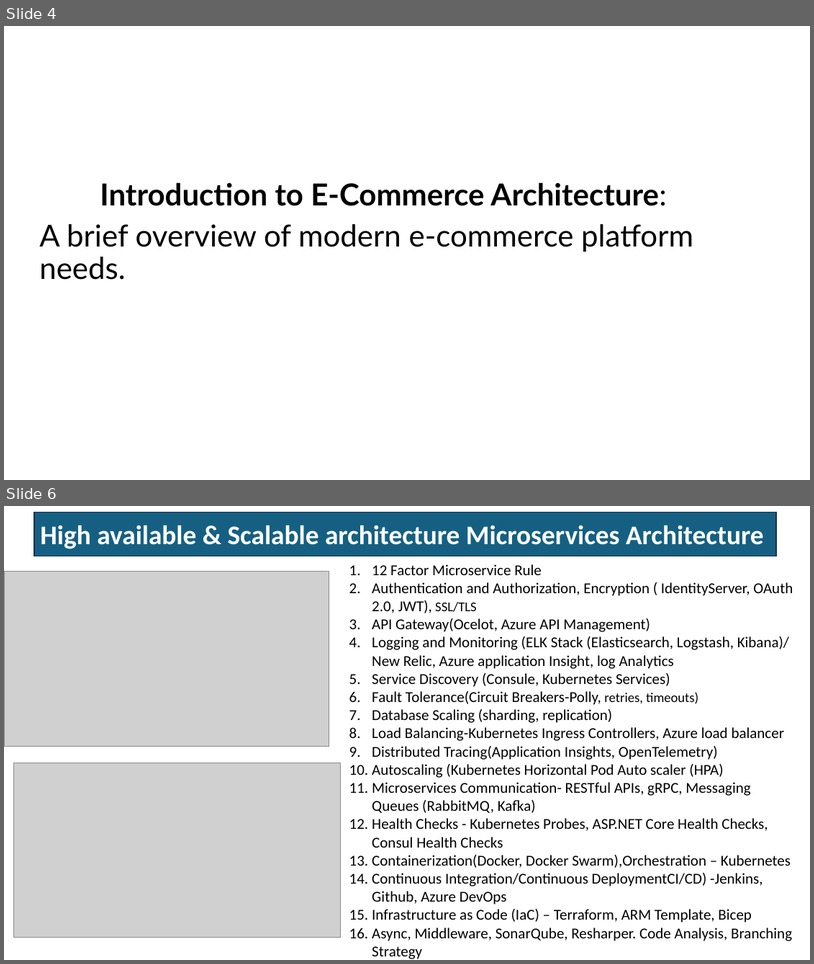
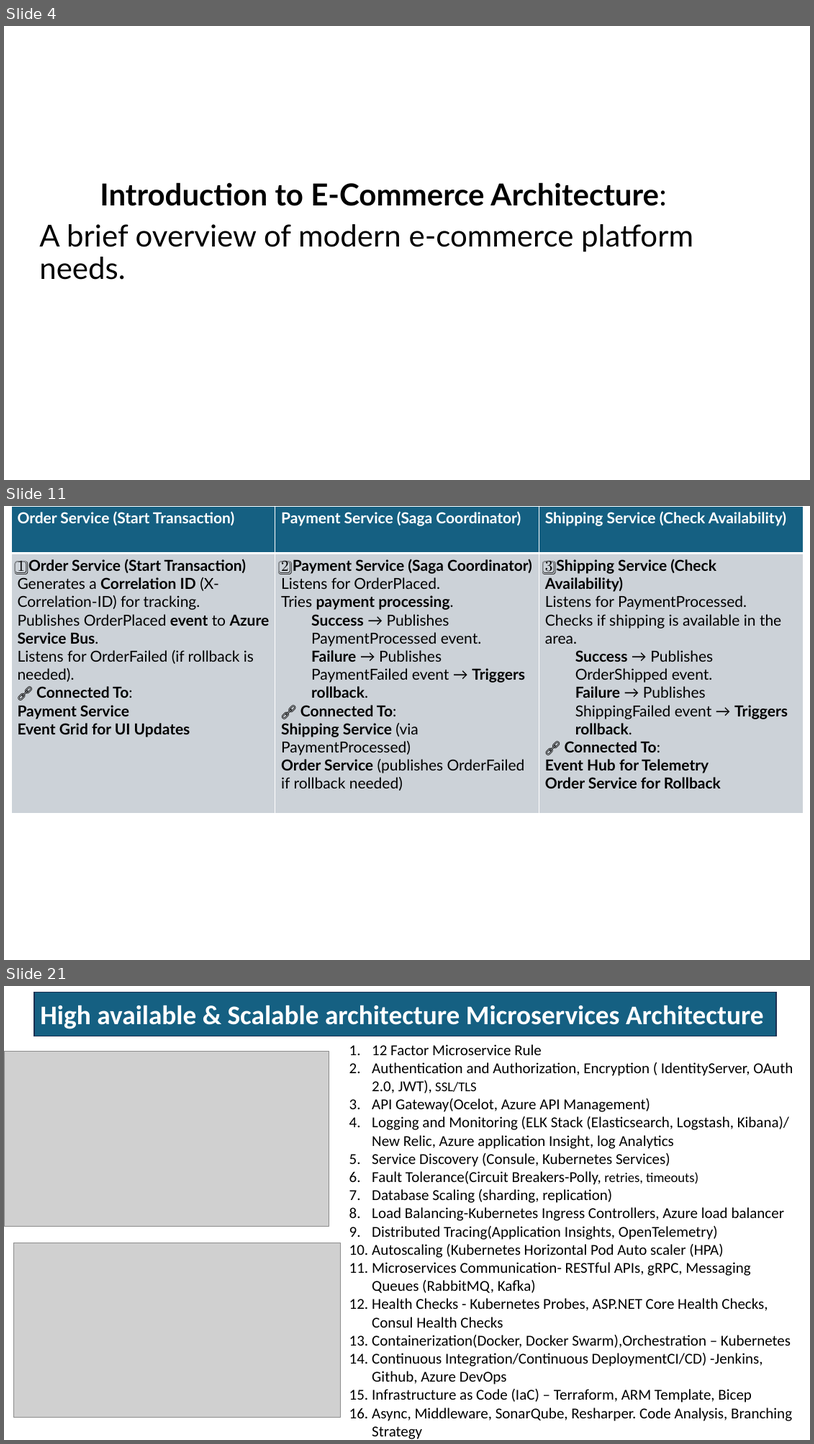
Before and after one commit to RajneeshhajelaAzure/architect, a slide deck: Architecting E-Commerce Solutions with.pptx. Shown one above the other, each under a label of ours: slides 4 and 6 before the commit, slides 4, 11 and 21 after it; the slides between them are not shown. The pictures are 814x964 and 814x1444 pixels, drawn with LibreOffice and Linux fonts; fonts in the diff are those of the drawing; grey boxes stand for pictures. Boxes give left, top, right and bottom in pixels: in the first picture for what was removed or moved away, otherwise in the second. Text is boxed around its words. In the diff, an @@ line names an element or a change of style, - is before the commit and + after.

```diff
--- a/Architecting E-Commerce Solutions with.pptx
+++ b/Architecting E-Commerce Solutions with.pptx
@@ slide 11 added at (4, 506, 810, 960), background #FFFFFF @@
@@ table added at (11, 506, 805, 813), 2 rows, 3 columns @@
+Order Service (Start Transaction) | Payment Service (Saga Coordinator) | Shipping Service (Check Availability)
+1️⃣ Order Service (Start Transaction) / Generates a Correlation ID (X-Correlation-ID) for tracking. / Publishes OrderPlaced event to Azure Service Bus. / Listens for OrderFailed (if rollback is needed). / 🔗 Connected To: / Payment Service / Event Grid for UI Updates | 2️⃣ Payment Service (Saga Coordinator) / Listens for OrderPlaced. / Tries payment processing. / Success → Publishes PaymentProcessed event. / Failure → Publishes PaymentFailed event → Triggers rollback. / 🔗 Connected To: / Shipping Service (via PaymentProcessed) / Order Service (publishes OrderFailed if rollback needed) | 3️⃣ Shipping Service (Check Availability) / Listens for PaymentProcessed. / Checks if shipping is available in the area. / Success → Publishes OrderShipped event. / Failure → Publishes ShippingFailed event → Triggers rollback. / 🔗 Connected To: / Event Hub for Telemetry / Order Service for Rollback
@@ what was slide 6 is now slide 21 @@
```
Also in this commit, not shown: 2 slides changed, 15 other slides added, 2 other files.
